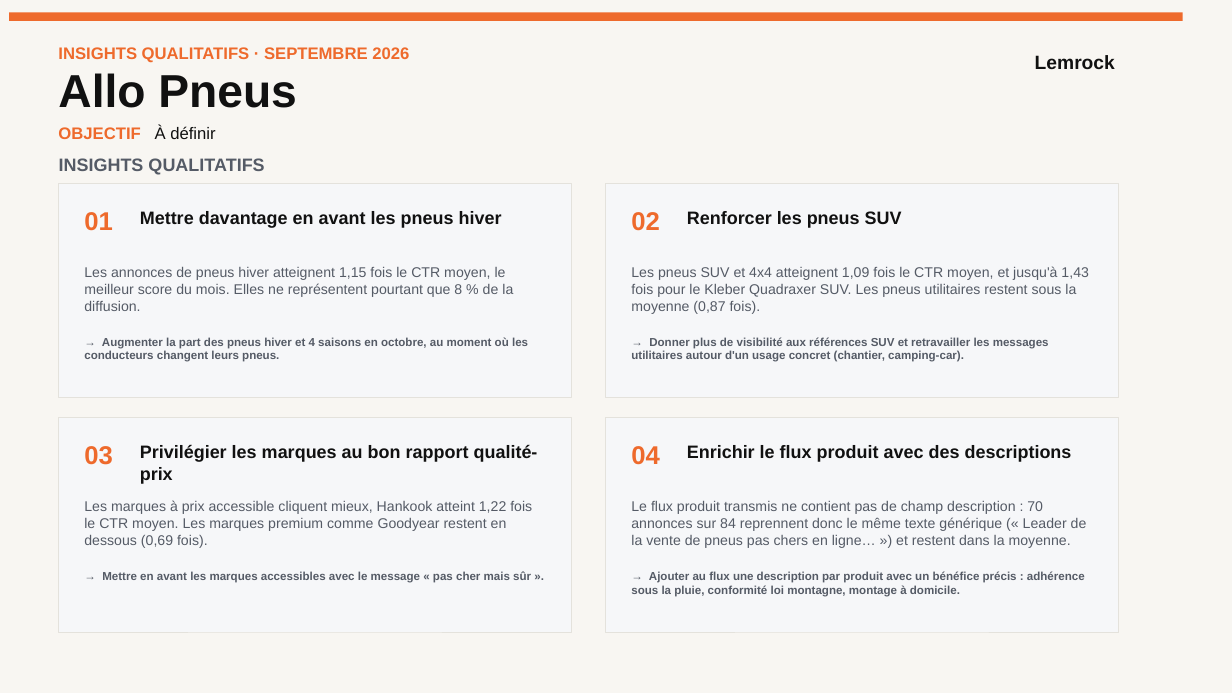
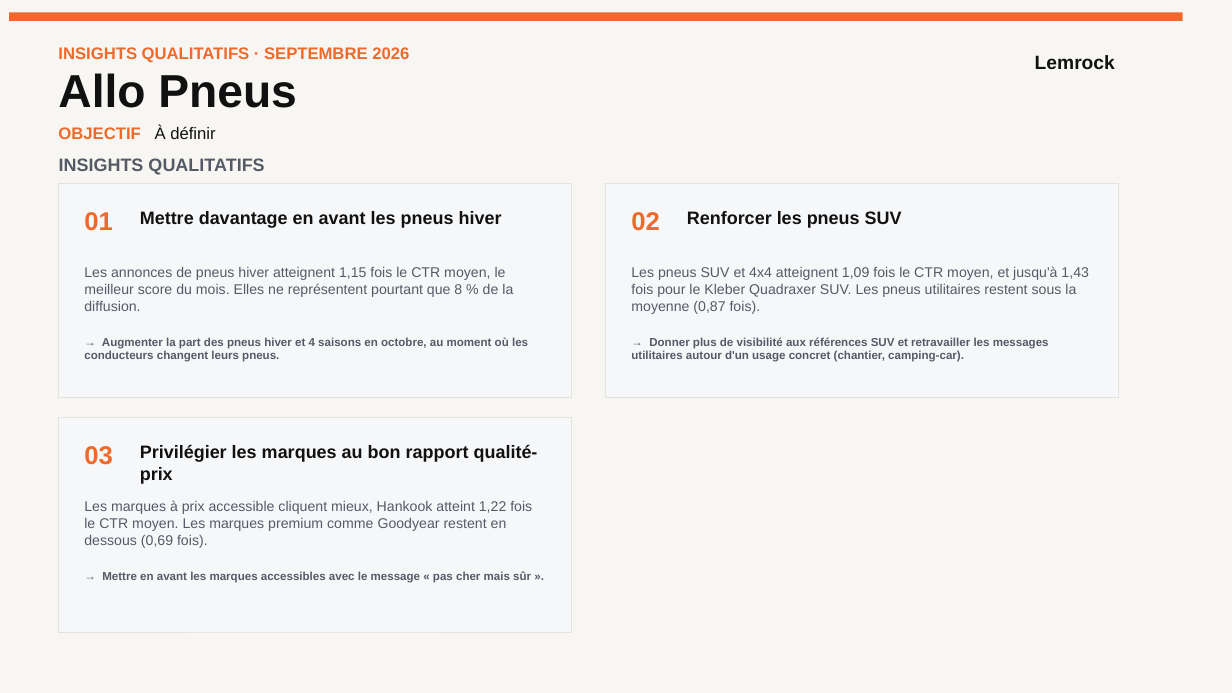
Before and after one commit to stephanemonmarson-creator/Lemrock, a slide deck: slide 2 of rapports/septembre/121026_Customer Success_Septembre 26.pptx. Drawn at 1232x693 pixels with LibreOffice and Linux fonts; fonts in the diff are those of the drawing. Boxes give left, top, right and bottom in pixels: in the first picture for what was removed or moved away, otherwise in the second. Text is boxed around its words. In the diff, an @@ line names an element or a change of style, - is before the commit and + after.

```diff
--- a/rapports/septembre/121026_Customer Success_Septembre 26.pptx
+++ b/rapports/septembre/121026_Customer Success_Septembre 26.pptx
@@ rectangle removed at (605,418,1118,632) @@
@@ text removed at (631,446,660,465) @@
-04
@@ text removed at (687,445,1072,462) @@
-Enrichir le flux produit avec des descriptions
@@ text removed at (631,501,1087,548) @@
-Le flux produit transmis ne contient pas de champ description : 70 annonces sur 84 reprennent donc le même texte générique (« Leader de la vente de pneus pas chers en ligne… ») et restent dans la moyenne.
@@ text removed at (631,571,1085,597) @@
-→ Ajouter au flux une description par produit avec un bénéfice précis : adhérence sous la pluie, conformité loi montagne, montage à domicile.
```
Also in this commit, not shown: 3 other files.
